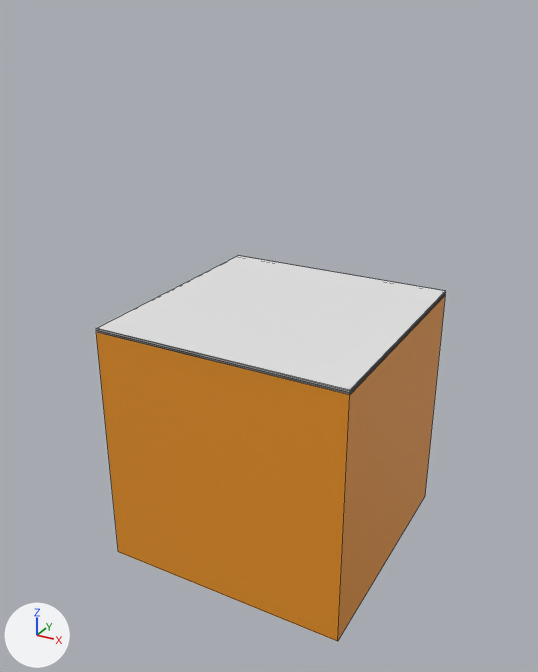
The Blender file scenes/lvl_0/saves/part_1x1_floor.blend, before and after one commit.
Camera for both pictures: a 50 mm lens placed at (1.26, -2.38, 1.08), pointed at (-0.03, -0.06, -0.08). Lighting does not change. The marker at lower left points along +X, +Y and +Z. The picture after the commit comes second. Mesh edges are drawn as thin lines.
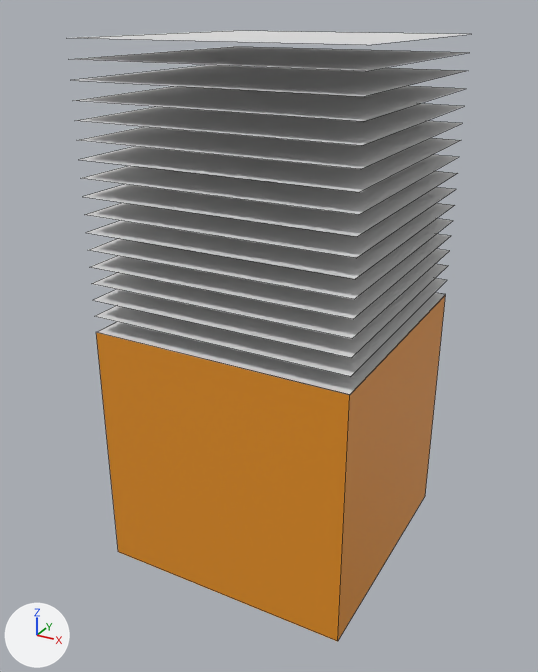
Where the change shows, as pixel boxes [x1, y1, x2, y2] in the pictures (538 x 672 px):
'_fur', added
    after: [73, 30, 469, 395]
'Cube.001', deleted
    before: [96, 255, 446, 394]

What changed in the scene script:
```text
Add me_cube_001_1:
    me_cube_001_1.from_pydata(...)  # 68 vertices, 17 faces; spans x -0.5..0.5, y -0.5..0.5, z 0.001..0.997
    me_cube_001_1.materials.append(mat_lvl_0_carpet_fur)  # white #e7e7e7
Remove ob_cube_001:
    ob_cube_001 = bpy.data.objects.new('Cube.001', me_cube_001)
    ob_cube_001.parent = ob_cube
    ob_cube_001.location = (0.0, 0.0, 0.0)
Add ob_fur:
    ob_fur = bpy.data.objects.new('_fur', me_cube_001_1)
    ob_fur.parent = ob_cube
    ob_fur.location = (0.0, 0.0, 0.0)
```
